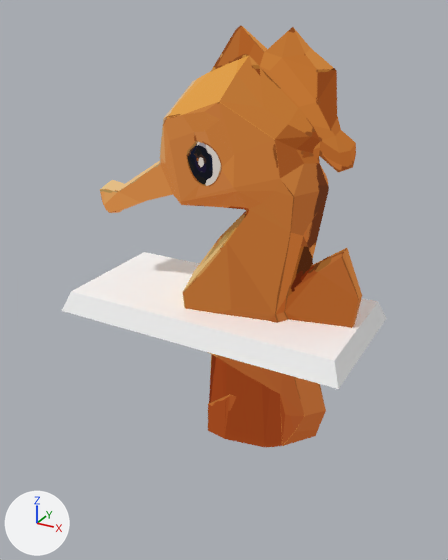
What one commit did to the glTF model public/models/seahorse/model.glb.
Rendered twice from a 50 mm camera at (0.329, -0.616, 0.355) aimed at (-0.005, -0.01, 0.051). Lighting does not change. The marker at lower left points along +X, +Y and +Z. The first picture is the older version. Vertices at exactly the same position are counted once.

Names of what the first picture shows: 'Reduce_Flat'.
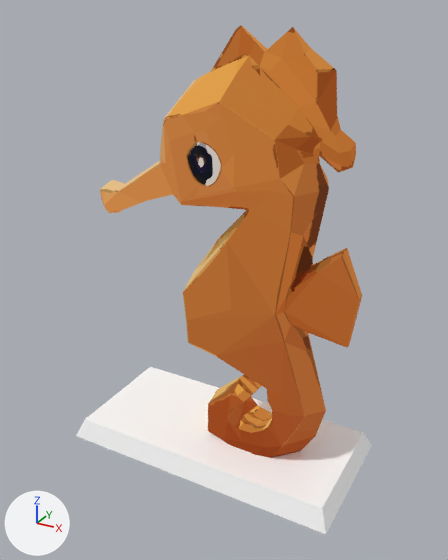
The newer file is also turned or shifted as a whole; pictures and numbers use the older file's frame.

Scene script edits in JSON lines:
```json
{"block": "me_reduce_flat", "where": "# used by ob_reduce_flat; location = (0.0, 0.0, 0.0)"}
{"op": "remove", "block": "me_reduce_flat", "code": "me_reduce_flat.from_pydata(...)  # 310 vertices, 616 faces; spans x -0.196..0.174, y -0.093..0.086, z -0.167..0.338"}
{"op": "add", "block": "me_reduce_flat", "code": "me_reduce_flat.from_pydata(...)  # 310 vertices, 616 faces; spans x -0.196..0.174, y -0.093..0.086, z -0.196..0.338"}
{"block": "me_reduce_flat", "change": "me_reduce_flat part 1: 13 of the vertices in x -0.021..0.174, y -0.093..0.033, z 0.0..0.025 are moved by (0.0, 0.0, -0.196)"}
{"block": "me_reduce_flat", "change": "me_reduce_flat part 2: 2 of the vertices in x -0.196..-0.186, y -0.093..-0.083, z 0.0..0.025 are moved by (0.0, 0.0, -0.196)"}
{"block": "me_reduce_flat", "change": "me_reduce_flat part 3: 2 of the vertices in x -0.196..-0.186, y 0.076..0.086, z 0.0..0.025 are moved by (0.0, 0.0, -0.196)"}
{"block": "me_reduce_flat", "change": "me_reduce_flat part 4: 2 of the vertices in x 0.164..0.174, y 0.076..0.086, z 0.0..0.025 are moved by (0.0, 0.0, -0.196)"}
```

Location of each change, [x1, y1, x2, y2] in pixels of the pictures (448 x 560 px; the box of a moved part takes in the faces that stretch with it):
```json
{"object": "Reduce_Flat", "change": "reshaped", "before": [62, 25, 387, 447], "after": [76, 25, 371, 534], "on screen": "9% narrower, 21% taller"}
{"part": 1, "of": "me_reduce_flat", "change": "moved or reshaped", "before": [209, 319, 334, 447], "after": [209, 431, 322, 508]}
{"part": 2, "of": "me_reduce_flat", "change": "moved or reshaped", "before": [62, 290, 339, 389], "after": [76, 417, 326, 534]}
{"part": 3, "of": "me_reduce_flat", "change": "moved or reshaped", "before": [73, 252, 196, 291], "after": [86, 367, 213, 419]}
{"part": 4, "of": "me_reduce_flat", "change": "moved or reshaped", "before": [149, 253, 387, 388], "after": [152, 367, 371, 533]}
```
